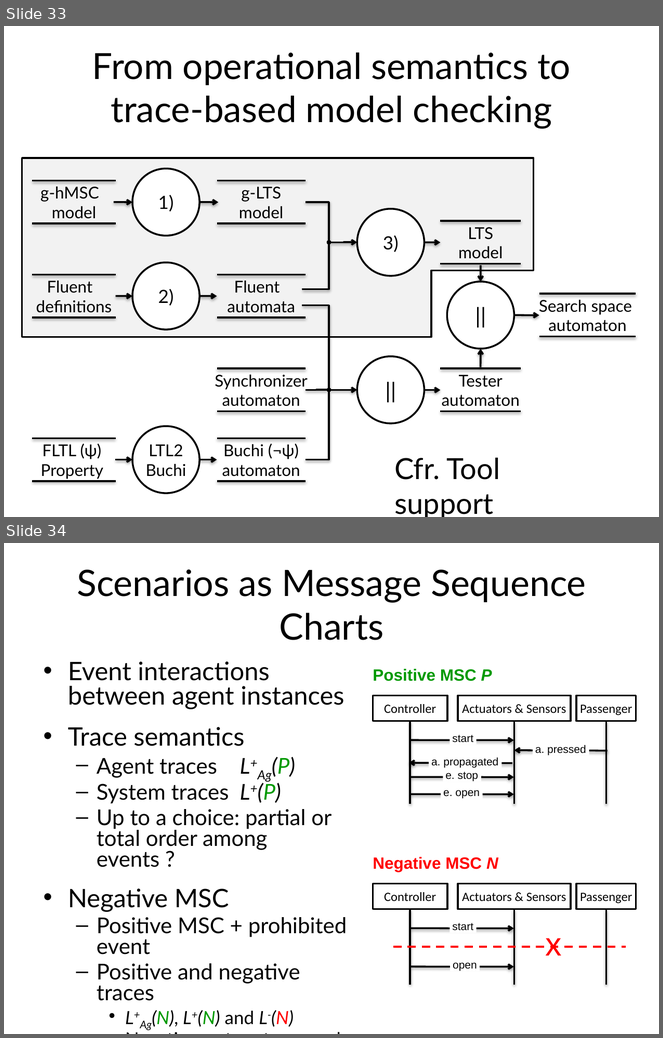
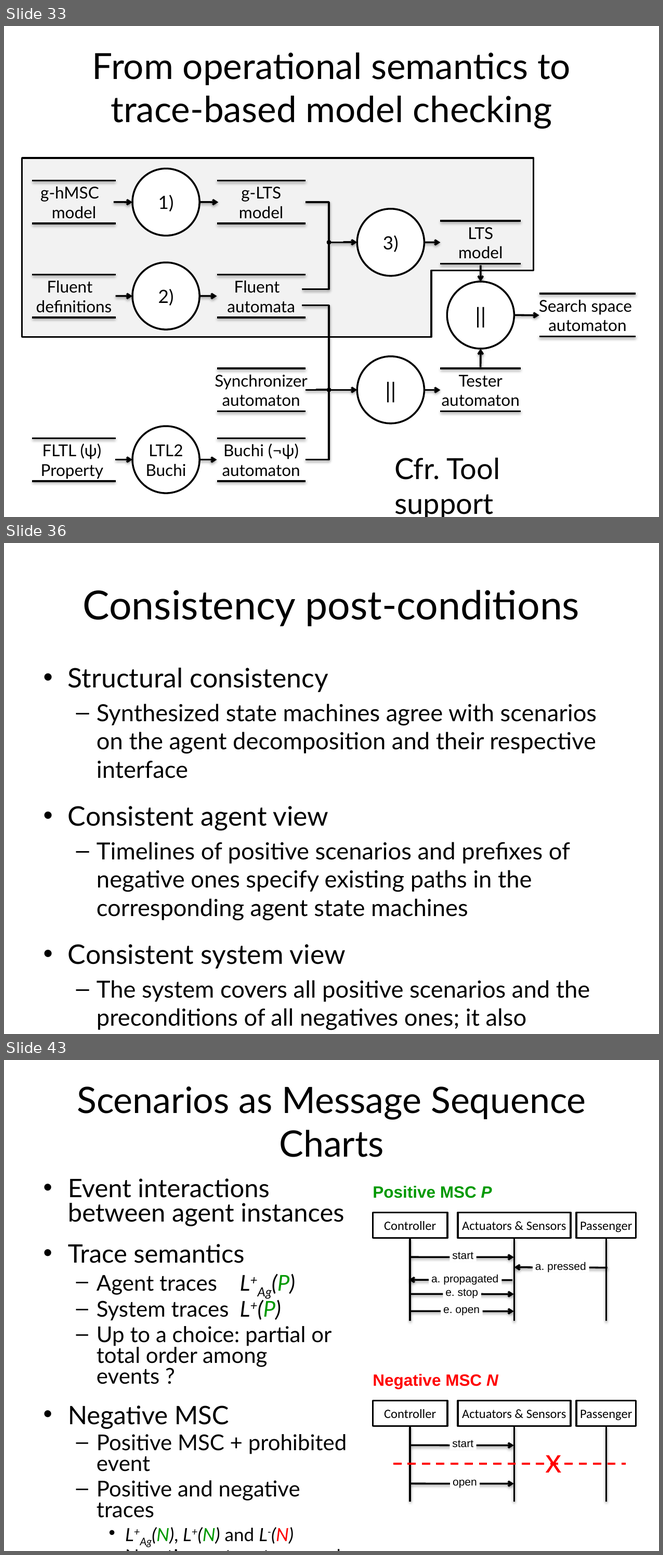
Before and after one commit to blambeau/phd, a slide deck: private-defense/slides.pptx. Shown one above the other, each under a label of ours: slides 33 and 34 before the commit, slides 33, 36 and 43 after it; the slides between them are not shown. The pictures are 663x1038 and 663x1555 pixels, drawn with LibreOffice and Linux fonts; fonts in the diff are those of the drawing. Boxes give left, top, right and bottom in pixels: in the first picture for what was removed or moved away, otherwise in the second. Text is boxed around its words. In the diff, an @@ line names an element or a change of style, - is before the commit and + after.

```diff
--- a/private-defense/slides.pptx
+++ b/private-defense/slides.pptx
@@ slide 36 added at (x1=4, y1=543, x2=659, y2=1034), background #FFFFFF @@
@@ title added at (x1=83, y1=590, x2=580, y2=626), 44 pt, text #000000 @@
+Consistency post-conditions
@@ text added at (x1=68, y1=668, x2=597, y2=1031), 25.9 pt, text #000000 @@
+• Structural consistency
+  – Synthesized state machines agree with scenarios on the agent decomposition and their respective interface
+• Consistent agent view
+  – Timelines of positive scenarios and prefixes of negative ones specify existing paths in the corresponding agent state machines
+• Consistent system view
+  – The system covers all positive scenarios and the preconditions of all negatives ones; it also excludes all negative scenarios
@@ what was slide 34 is now slide 43 @@
```
Also in this commit, not shown: 4 slides changed, 8 other slides added, 34 slides removed.
